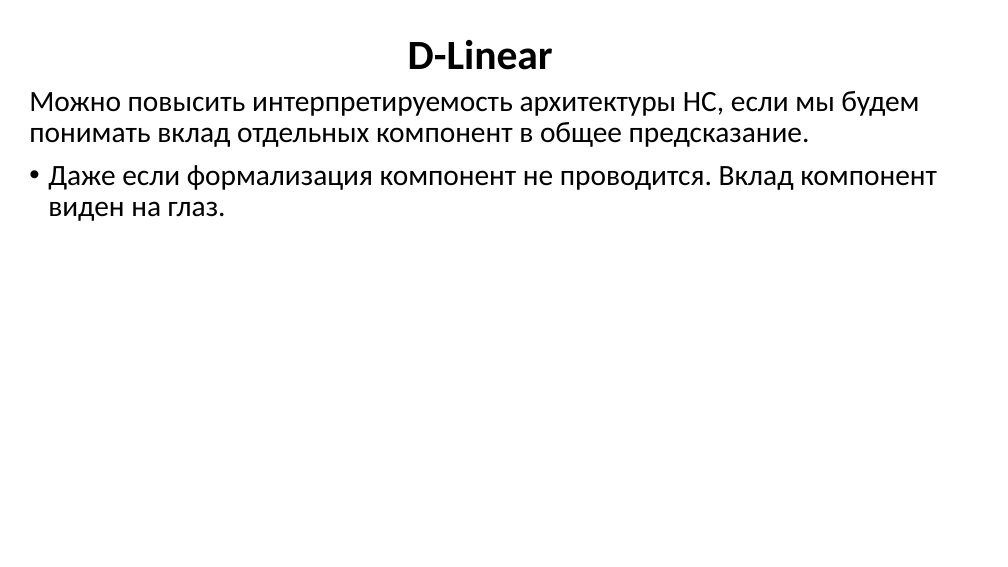
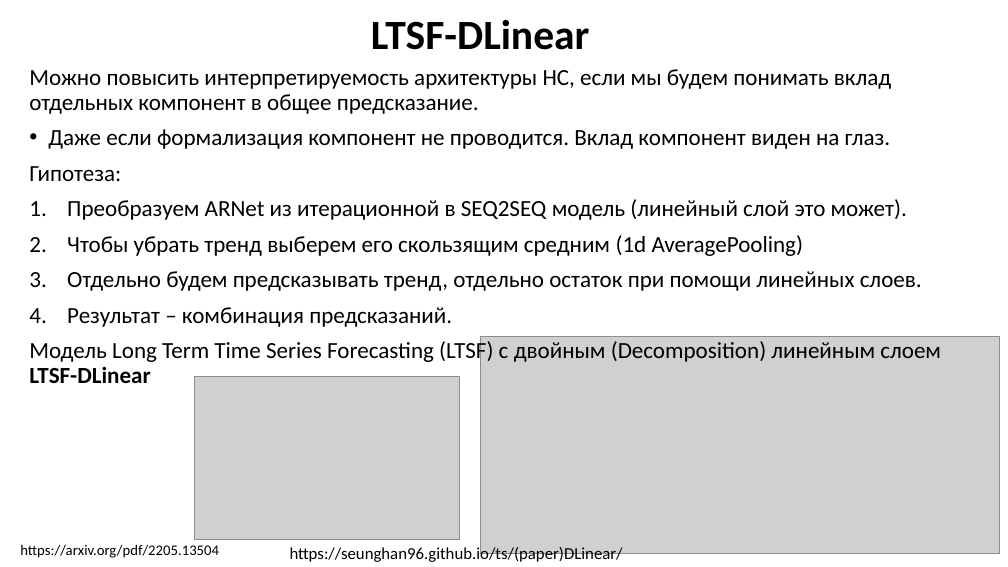
Before and after one commit to MVRonkin/TimeSeriesCourse, a slide deck: slide 6 of 2025/LEC/07 глубокое обучение нейронных сетей.pptx (slide 12 before the commit). Drawn at 1008x567 pixels with LibreOffice and Linux fonts; fonts in the diff are those of the drawing; grey boxes stand for pictures. Boxes give left, top, right and bottom in pixels: in the first picture for what was removed or moved away, otherwise in the second. Text is boxed around its words. In the diff, an @@ line names an element or a change of style, - is before the commit and + after.

```diff
--- a/2025/LEC/07 глубокое обучение нейронных сетей.pptx
+++ b/2025/LEC/07 глубокое обучение нейронных сетей.pptx
@@ title at [371, 20, 590, 50]: text changed @@
-D-Linear
+LTSF-DLinear
@@ text "Можно повысить интерпретируемость архитектуры НС, ...": place and size @@
-text "Можно повысить интерпретируемость архитектуры НС, ..." at [29, 91, 937, 221]
+text "Можно повысить интерпретируемость архитектуры НС, ..." at [29, 69, 941, 383]
@@ text at [29, 69, 891, 149]: size 28 to 22 pt in "Можно повысить интерпретируемость архитектуры НС, если мы ...", "Даже если формализация компонент не проводится. Вклад ..." @@
@@ text at [29, 166, 941, 383]: paragraphs added @@
+Гипотеза:
+1. Преобразуем ARNet из итерационной в SEQ2SEQ модель (линейный слой это может).
+2. Чтобы убрать тренд выберем его скользящим средним (1d AveragePooling)
+3. Отдельно будем предсказывать тренд, отдельно остаток при помощи линейных слоев.
+4. Результат – комбинация предсказаний.
+Модель Long Term Time Series Forecasting (LTSF) c двойным (Decomposition) линейным слоем LTSF-DLinear
@@ picture added at [480, 337, 1000, 554] @@
@@ picture added at [194, 377, 460, 539] @@
@@ text added at [20, 544, 219, 558], 14 pt, text #000000 @@
+https://arxiv.org/pdf/2205.13504
@@ text added at [290, 545, 623, 562], 16 pt, text #000000 @@
+https://seunghan96.github.io/ts/(paper)DLinear/
```
Also in this commit, not shown: 6 other slides changed, 7 slides added, 1 slide removed.
